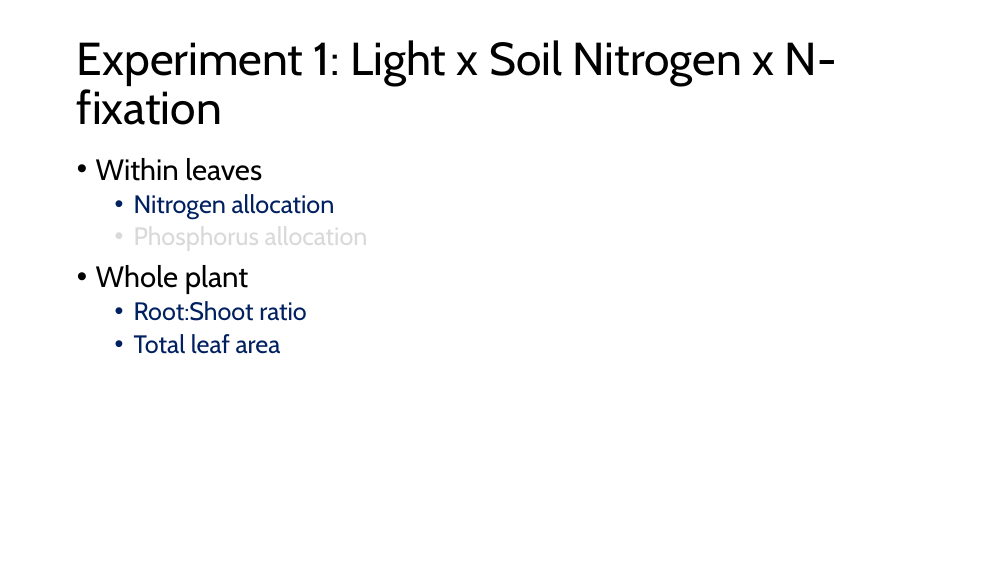
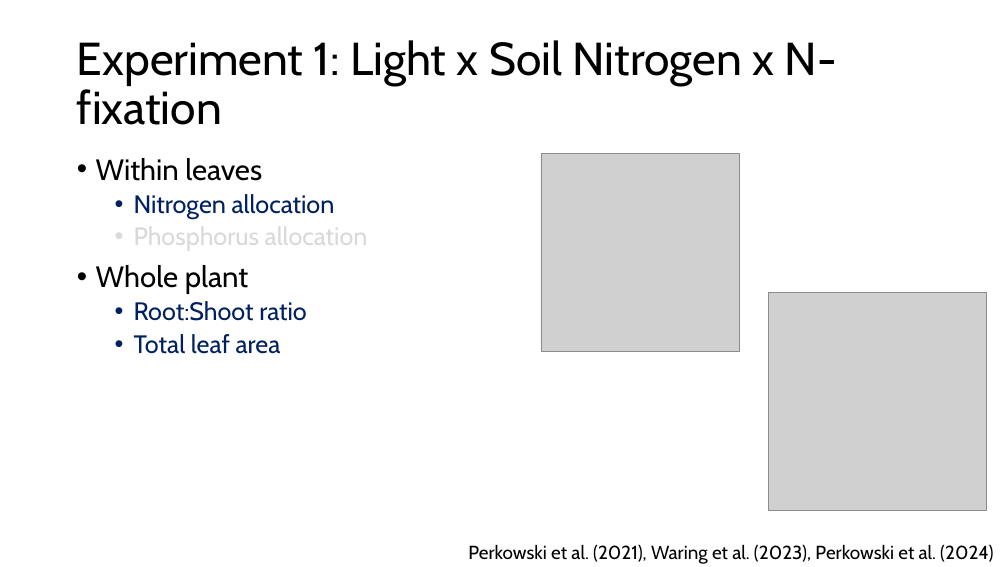
Before and after one commit to SmithEcophysLab/seminar, a slide deck: slide 8 of 2026_lemontree_allocation/src/lt_science_allocation_smith.pptx (slide 10 before the commit). Drawn at 1008x567 pixels with LibreOffice and Linux fonts; fonts in the diff are those of the drawing; grey boxes stand for pictures. Boxes give left, top, right and bottom in pixels: in the first picture for what was removed or moved away, otherwise in the second. Text is boxed around its words. In the diff, an @@ line names an element or a change of style, - is before the commit and + after.

```diff
--- a/2026_lemontree_allocation/src/lt_science_allocation_smith.pptx
+++ b/2026_lemontree_allocation/src/lt_science_allocation_smith.pptx
@@ picture added at box(541, 154, 740, 352) @@
@@ picture added at box(769, 293, 988, 511) @@
@@ text added at box(468, 544, 993, 564), 18 pt, text #000000 @@
+Perkowski et al. (2021), Waring et al. (2023), Perkowski et al. (2024)
```
Also in this commit, not shown: 12 other slides changed.
